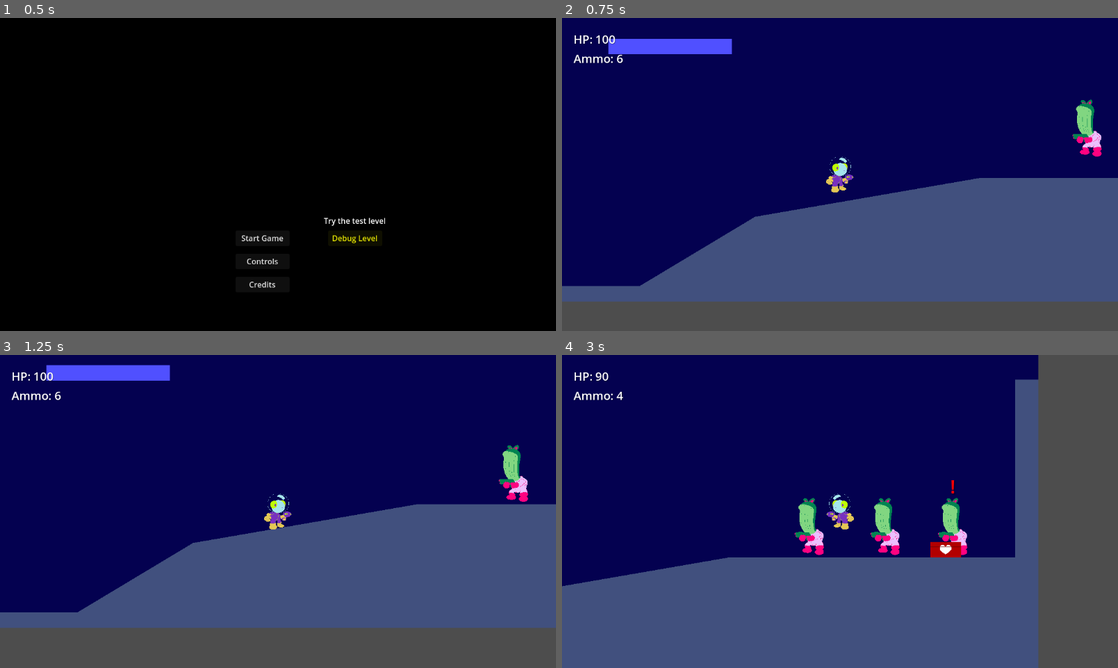
Above: before the commit, frames 1-4 (two rows, left to right).
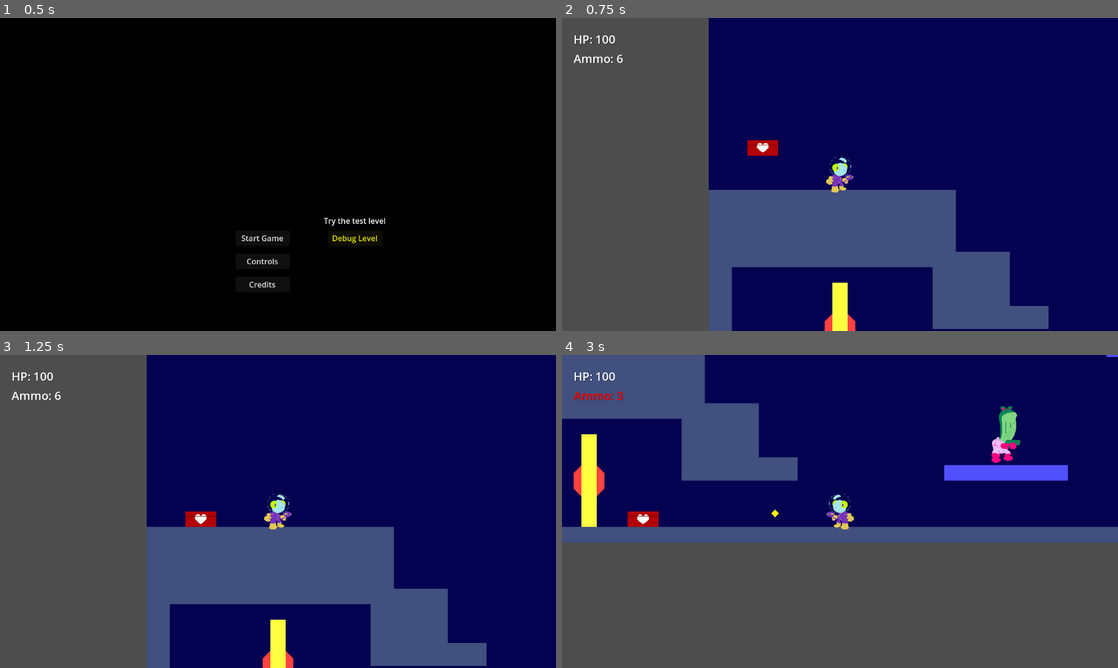
Above: after the commit, the same moments.

Repository: kv-mod3/FightClub-SpacePirates
Game: Godot game, scene res://levels/title_menu.tscn
Two runs of this game, one before a commit and one after it. Both use one fixed random seed, a clock stepped at 60 frames per second and the inputs below.
Inputs:
- Up to frame 1 (0.5 s): no input
- Up to frame 2 (0.75 s): click "Debug Level" at 0.5 s
- Up to frame 3 (1.25 s): no input
- Up to frame 4 (3 s): tap Enter (shoot) at 1.25, 1.35, 2.3, 2.85 s; hold D (right) 1.28-2.78 s; tap Space (jump) at 1.52, 1.55, 1.82, 2.1, 2.27, 2.57 s; hold A (left) from 2.78 s (still down)

Frame 1 is identical in both runs. In frame 2, 48% of the frame differs, in the area x 0-100%, y 0-100%; in frame 3, 48%; in frame 4, 61%.

Commit message:
added sounds & other things
+ Added a ship actor for cutscenes.
+ Added in some player sounds.
+ Added shoot sound for enemy.
+ Added scene entrance objects to levels 1 and 2, along with target destinations.
+ Added an additional checkpoint for level 1
+ Added scene manager variables for boss defeat and escape sequence
* Renamed level asteroids to level 3 escape.

Diff:
--- a/project-space-pirates/global_scripts/scene_manager.gd
+++ b/project-space-pirates/global_scripts/scene_manager.gd
@@ -3,3 +3,5 @@
 # NOTE: Used for managing scenes.
 
 var respawn_location: Vector2
+var boss_defeated: bool = false
+var escape_seq_active: bool = false
--- a/project-space-pirates/levels/level_1.tscn
+++ b/project-space-pirates/levels/level_1.tscn
@@ -6,6 +6,10 @@
 [ext_resource type="PackedScene" uid="uid://dkc7n6xag5por" path="res://objects/enemies/PirateEnemy/pirate_enemy.tscn" id="4_gwceb"]
 [ext_resource type="PackedScene" uid="uid://bacqw7l3u02n6" path="res://objects/level_objects/platform.tscn" id="5_n46q3"]
 [ext_resource type="PackedScene" uid="uid://dc87e8bajv67w" path="res://objects/level_objects/checkpoint_area.tscn" id="6_btoec"]
+[ext_resource type="PackedScene" uid="uid://d0amyb102xm7k" path="res://objects/level_objects/scene_entrance.tscn" id="7_gwceb"]
+
+[sub_resource type="RectangleShape2D" id="RectangleShape2D_gwceb"]
+size = Vector2(40, 528)
 
 [node name="Level 1" type="Node2D"]
 
@@ -336,12 +340,20 @@
 [node name="Checkpoints" type="Node" parent="."]
 
 [node name="CheckpointArea" parent="Checkpoints" instance=ExtResource("6_btoec")]
-position = Vector2(3520, 1008)
-
-[node name="CollisionShape2D" parent="Checkpoints/CheckpointArea" index="0"]
-position = Vector2(0, -44)
+position = Vector2(3504, 1008)
 
 [node name="CheckpointArea2" parent="Checkpoints" instance=ExtResource("6_btoec")]
-position = Vector2(400, 1064)
-
-[editable path="Checkpoints/CheckpointArea"]
+position = Vector2(400, 1080)
+
+[node name="CheckpointArea3" parent="Checkpoints" instance=ExtResource("6_btoec")]
+position = Vector2(4112, 3736)
+
+[node name="SceneEntrance" parent="." instance=ExtResource("7_gwceb")]
+position = Vector2(7632, 3704)
+next_scene = "res://levels/level_2.tscn"
+
+[node name="CollisionShape2D" parent="SceneEntrance" index="0"]
+position = Vector2(28, -200)
+shape = SubResource("RectangleShape2D_gwceb")
+
+[editable path="SceneEntrance"]
--- a/project-space-pirates/levels/level_2.tscn
+++ b/project-space-pirates/levels/level_2.tscn
@@ -1,8 +1,13 @@
-[gd_scene load_steps=4 format=3 uid="uid://cdmp8ry4bd76d"]
+[gd_scene load_steps=7 format=3 uid="uid://cdmp8ry4bd76d"]
 
 [ext_resource type="PackedScene" uid="uid://bacqw7l3u02n6" path="res://objects/level_objects/platform.tscn" id="1_mi4ay"]
 [ext_resource type="PackedScene" uid="uid://bvstcalgkhvp6" path="res://objects/level_objects/door.tscn" id="2_0srwa"]
+[ext_resource type="PackedScene" uid="uid://c6apj1qu862c2" path="res://objects/level_objects/player_ship_actor.tscn" id="3_5722l"]
 [ext_resource type="PackedScene" uid="uid://c1vwxu07abuus" path="res://objects/player/PlayerPlatformer/player_platformer.tscn" id="3_v5uil"]
+[ext_resource type="PackedScene" uid="uid://d0amyb102xm7k" path="res://objects/level_objects/scene_entrance.tscn" id="5_ilhis"]
+
+[sub_resource type="RectangleShape2D" id="RectangleShape2D_5722l"]
+size = Vector2(128, 128)
 
 [node name="Level 2" type="Node2D"]
 
@@ -237,5 +242,17 @@
 color = Color(0.631373, 0.176471, 0.0823529, 1)
 polygon = PackedVector2Array(3076, 3781, 4060, 3797, 4068, 3818, 3073, 3812)
 
+[node name="PlayerShipActor" parent="." instance=ExtResource("3_5722l")]
+position = Vector2(6182, 1441)
+
 [node name="PlayerPlatformer" parent="." instance=ExtResource("3_v5uil")]
 position = Vector2(6573, 4284)
+
+[node name="SceneEntrance" parent="." instance=ExtResource("5_ilhis")]
+position = Vector2(6176, 1504)
+next_scene = "res://levels/level_3_escaped.tscn"
+
+[node name="CollisionShape2D" parent="SceneEntrance" index="0"]
+shape = SubResource("RectangleShape2D_5722l")
+
+[editable path="SceneEntrance"]
--- a/project-space-pirates/levels/level_debug.tscn
+++ b/project-space-pirates/levels/level_debug.tscn
@@ -81,4 +81,4 @@
 position = Vector2(-504, 0)
 
 [node name="PlayerPlatformer" parent="." instance=ExtResource("1_75gwh")]
-position = Vector2(496, -80)
+position = Vector2(-504, -168)
--- a/project-space-pirates/objects/enemies/PirateEnemy/pirate_enemy.gd
+++ b/project-space-pirates/objects/enemies/PirateEnemy/pirate_enemy.gd
@@ -136,6 +136,7 @@
 	is_shooting = true
 	await get_tree().create_timer(0.5).timeout # Windup before firing.
 	create_bullet()
+	$Sounds/Shoot.play()
 	await get_tree().create_timer(3).timeout # Cooldown after firing. Affects how long until enemy does next action.
 	is_shooting = false
 	print("Enemy is ready to fire again.")
--- a/project-space-pirates/objects/enemies/PirateEnemy/pirate_enemy.tscn
+++ b/project-space-pirates/objects/enemies/PirateEnemy/pirate_enemy.tscn
@@ -1,7 +1,8 @@
-[gd_scene load_steps=7 format=3 uid="uid://dkc7n6xag5por"]
+[gd_scene load_steps=8 format=3 uid="uid://dkc7n6xag5por"]
 
 [ext_resource type="Script" uid="uid://byyr2k7trv3q0" path="res://objects/enemies/PirateEnemy/pirate_enemy.gd" id="1_dw1y7"]
 [ext_resource type="Texture2D" uid="uid://cw0k2qagu3gtg" path="res://assets/concepts/GJ_-_Alien_ideas_01.png" id="2_aqd2k"]
+[ext_resource type="AudioStream" uid="uid://dws4uf0vdr036" path="res://assets/sounds/enemy_shoot.wav" id="3_ti4pe"]
 
 [sub_resource type="AtlasTexture" id="AtlasTexture_ke628"]
 atlas = ExtResource("2_aqd2k")
@@ -62,6 +63,11 @@
 label_settings = SubResource("LabelSettings_5t8oi")
 horizontal_alignment = 1
 
+[node name="Sounds" type="Node" parent="."]
+
+[node name="Shoot" type="AudioStreamPlayer2D" parent="Sounds"]
+stream = ExtResource("3_ti4pe")
+
 [connection signal="timeout" from="DirectionTimer" to="." method="_on_direction_timer_timeout"]
 [connection signal="timeout" from="JumpingTimer" to="." method="_on_jumping_timer_timeout"]
 [connection signal="timeout" from="ForgetTimer" to="." method="_on_forget_timer_timeout"]
--- a/project-space-pirates/objects/level_objects/checkpoint_area.tscn
+++ b/project-space-pirates/objects/level_objects/checkpoint_area.tscn
@@ -3,7 +3,7 @@
 [ext_resource type="Script" uid="uid://t3fwce4m2p4e" path="res://objects/level_objects/checkpoint_area.gd" id="1_8rryw"]
 
 [sub_resource type="RectangleShape2D" id="RectangleShape2D_dbl76"]
-size = Vector2(32, 128)
+size = Vector2(32, 160)
 
 [node name="CheckpointArea" type="Area2D"]
 collision_layer = 0
@@ -11,7 +11,7 @@
 script = ExtResource("1_8rryw")
 
 [node name="CollisionShape2D" type="CollisionShape2D" parent="."]
-position = Vector2(0, -32)
+position = Vector2(0, -48)
 shape = SubResource("RectangleShape2D_dbl76")
 debug_color = Color(0.138323, 0.646102, 0, 0.42)
 
--- /dev/null
+++ b/project-space-pirates/objects/level_objects/player_ship_actor.gd
@@ -0,0 +1,16 @@
+extends CharacterBody2D
+
+const SPEED = 300.0
+
+
+func _physics_process(delta: float) -> void:
+	# Get the direction and handle the movement/deceleration.
+	# Direction is currently set to RIGHT (1, 0).
+	var direction := Vector2.RIGHT
+	if direction:
+		velocity.x = direction.x * SPEED
+	else:
+		# TODO: lower the deceleration rate.
+		velocity.x = move_toward(velocity.x, 0, SPEED)
+
+	move_and_slide()
--- /dev/null
+++ b/project-space-pirates/objects/level_objects/player_ship_actor.tscn
@@ -0,0 +1,19 @@
+[gd_scene load_steps=3 format=3 uid="uid://c6apj1qu862c2"]
+
+[ext_resource type="Script" uid="uid://bia1tuesalyml" path="res://objects/level_objects/player_ship_actor.gd" id="1_kxes3"]
+
+[sub_resource type="CircleShape2D" id="CircleShape2D_vdqnk"]
+
+[node name="PlayerShipActor" type="CharacterBody2D"]
+collision_layer = 4
+motion_mode = 1
+script = ExtResource("1_kxes3")
+
+[node name="CollisionShape2D" type="CollisionShape2D" parent="."]
+visible = false
+shape = SubResource("CircleShape2D_vdqnk")
+disabled = true
+
+[node name="Sprite2D" type="Sprite2D" parent="."]
+
+[node name="AnimationPlayer" type="AnimationPlayer" parent="."]
--- a/project-space-pirates/objects/pickup_items/health_item.gd
+++ b/project-space-pirates/objects/pickup_items/health_item.gd
@@ -2,6 +2,7 @@
 extends CharacterBody2D
 
 const HEALTH: float = 60
+
 
 func _physics_process(delta: float) -> void:
 	# Add the gravity.
--- a/project-space-pirates/objects/player/PlayerPlatformer/player_platformer.gd
+++ b/project-space-pirates/objects/player/PlayerPlatformer/player_platformer.gd
@@ -35,7 +35,7 @@
 	if is_dying == true: # Locks Player controls (including gravity).
 		return #Do not run any further code if true.
 
-	# NOTE: Debug "K" key sets player health to 0. For debugging death-related events.
+	# TESTING: Debug "K" key sets player health to 0. For debugging death-related events.
 	if Input.is_action_just_pressed("debug"):
 		take_damage(100)
 
@@ -46,6 +46,7 @@
 	# Handle jump.
 	if Input.is_action_just_pressed("jump") and is_on_floor():
 		velocity.y = jump_velocity
+		$Sounds/Jump.play()
 
 	# Shoots if not knocked back.
 	if Input.is_action_just_pressed("shoot") and not is_knocked_back:
@@ -95,6 +96,7 @@
 		var b = bullet.instantiate()
 		owner.add_child(b) # Adds bullet to the root node of the scene the player is in, instead of to player themself.
 		b.transform = $MuzzleMarker.global_transform
+		$Sounds/Shoot.play()
 
 		$RechargeTimer.start() # Refreshes the recharge timer if it is running, otherwise starts it.
 
@@ -110,7 +112,7 @@
 func take_damage(damage: float) -> void:
 	if not is_invincible:
 		i_frames(3) # Invincibility frames for x seconds.
-		# TODO: Add sound effects.
+		$Sounds/Hurt.play()
 		# TODO: Add animations.
 		PlayerVariables.health -= damage
 		$CanvasLayer/HealthLabel.text = "HP: %d" % PlayerVariables.health
@@ -195,7 +197,7 @@
 	PlayerVariables.health = 100
 	$CanvasLayer/HealthLabel.text = "HP: %d" % PlayerVariables.health
 	green_text_blink($CanvasLayer/HealthLabel)
-	PlayerVariables.ammo = 3
+	PlayerVariables.ammo = 6
 	$CanvasLayer/AmmoLabel.text = "Ammo: %d" % PlayerVariables.ammo
 	green_text_blink($CanvasLayer/AmmoLabel)
 
--- a/project-space-pirates/objects/player/PlayerPlatformer/player_platformer.tscn
+++ b/project-space-pirates/objects/player/PlayerPlatformer/player_platformer.tscn
@@ -1,7 +1,11 @@
-[gd_scene load_steps=8 format=3 uid="uid://c1vwxu07abuus"]
+[gd_scene load_steps=12 format=3 uid="uid://c1vwxu07abuus"]
 
 [ext_resource type="Script" uid="uid://b0jyw622gwwpt" path="res://objects/player/PlayerPlatformer/player_platformer.gd" id="1_qgnnd"]
 [ext_resource type="Texture2D" uid="uid://cw0k2qagu3gtg" path="res://assets/concepts/GJ_-_Alien_ideas_01.png" id="2_qgnnd"]
+[ext_resource type="AudioStream" uid="uid://bhts5tpvpiv20" path="res://assets/sounds/death.wav" id="3_c223f"]
+[ext_resource type="AudioStream" uid="uid://b18jur2ggrd7m" path="res://assets/sounds/player_shoot.wav" id="4_p8b3x"]
+[ext_resource type="AudioStream" uid="uid://bt6c5inpy04m3" path="res://assets/sounds/jump.wav" id="5_8ho1c"]
+[ext_resource type="AudioStream" uid="uid://d2a2umq143akn" path="res://assets/sounds/hurt.wav" id="6_p8b3x"]
 
 [sub_resource type="AtlasTexture" id="AtlasTexture_5442t"]
 atlas = ExtResource("2_qgnnd")
@@ -82,4 +86,18 @@
 [node name="GPUParticles2D" type="GPUParticles2D" parent="."]
 visible = false
 
+[node name="Sounds" type="Node" parent="."]
+
+[node name="Death" type="AudioStreamPlayer2D" parent="Sounds"]
+stream = ExtResource("3_c223f")
+
+[node name="Shoot" type="AudioStreamPlayer2D" parent="Sounds"]
+stream = ExtResource("4_p8b3x")
+
+[node name="Jump" type="AudioStreamPlayer2D" parent="Sounds"]
+stream = ExtResource("5_8ho1c")
+
+[node name="Hurt" type="AudioStreamPlayer2D" parent="Sounds"]
+stream = ExtResource("6_p8b3x")
+
 [connection signal="timeout" from="RechargeTimer" to="." method="_on_recharge_timer_timeout"]
Not shown, added: project-space-pirates/assets/sounds/death.wav.import
Not shown, added: project-space-pirates/assets/sounds/enemy_shoot.wav.import
Not shown, added: project-space-pirates/assets/sounds/hurt.wav.import
Not shown, added: project-space-pirates/assets/sounds/jump.wav.import
Not shown, added: project-space-pirates/assets/sounds/player_shoot.wav.import
Not shown: 1 places in project-space-pirates/levels/level_1.tscn that only renumber resources
Renamed: project-space-pirates/levels/level_asteroids.tscn -> project-space-pirates/levels/level_3_escaped.tscn
Not shown, added: project-space-pirates/objects/level_objects/player_ship_actor.gd.uid
Not shown, added: project-space-pirates/assets/sounds/death.wav
Not shown, added: project-space-pirates/assets/sounds/enemy_shoot.wav
Not shown, added: project-space-pirates/assets/sounds/hurt.wav
Not shown, added: project-space-pirates/assets/sounds/jump.wav
(and 1 more such lines)
